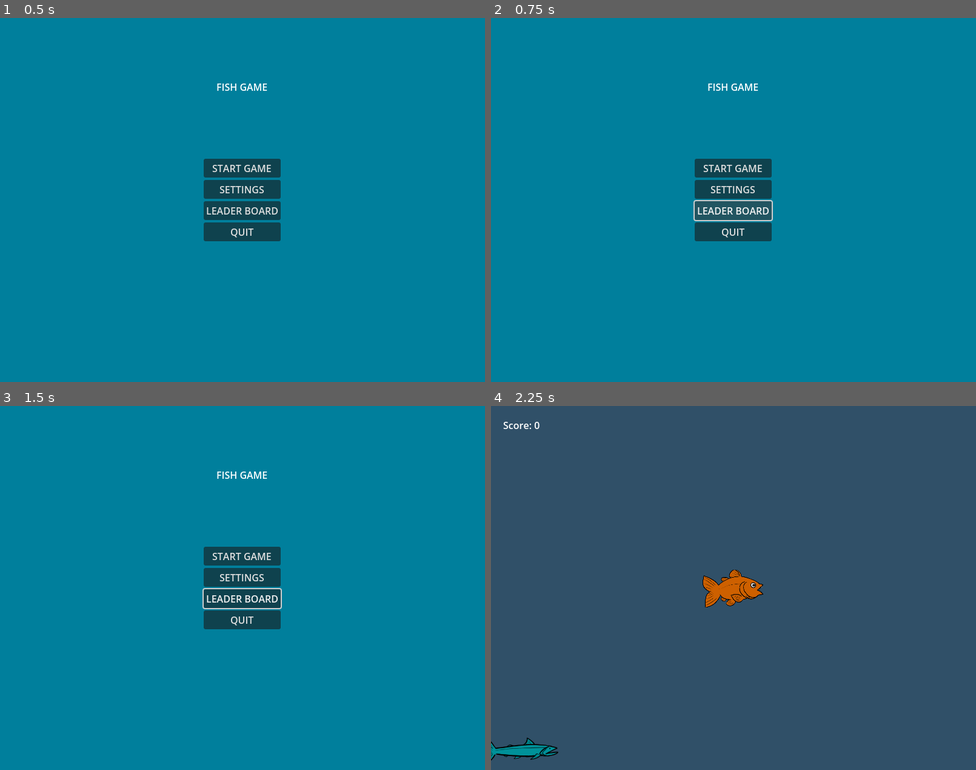
Above: before the commit, frames 1-4 (two rows, left to right).
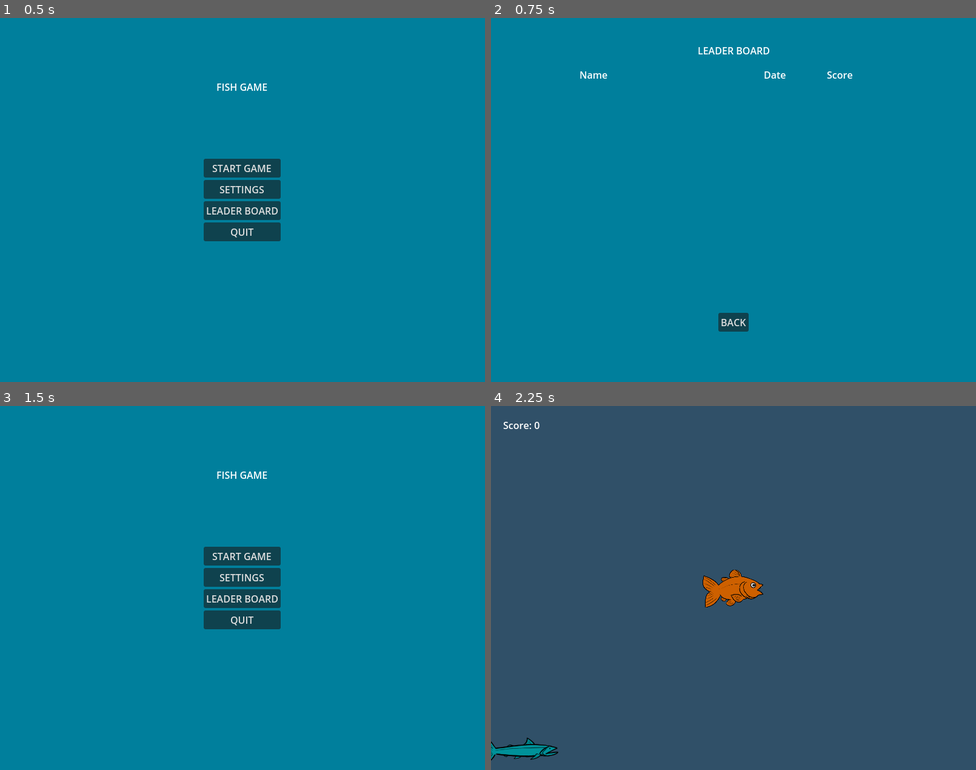
Above: after the commit, the same moments.

Repository: CatNine9/FishGame
Game: Godot game, scene res://UI/MainMenu.tscn
Two runs of this game, one before a commit and one after it. Both use one fixed random seed, a clock stepped at 60 frames per second and the inputs below.
Inputs (mouse positions are in pixels of both pictures, inside the frame that each line leads up to):
- Up to frame 1 (0.5 s): no input
- Up to frame 2 (0.75 s): click "LEADER BOARD" at 0.5 s
- Up to frame 3 (1.5 s): click (242, 711) at 1.25 s, where only the run after the commit has a clickable "BACK"
- Up to frame 4 (2.25 s): click "START GAME" at 2 s

Frame 1 is identical in both runs. In frame 2, 4.2% of the frame differs, in the area x 18-75%, y 8-87%; in frame 3, 0.1%; in frame 4, nothing differs.

Commit message:
Can now navigate from main menu to leaderboard and back.

Diff:
--- a/FishGame/UI/LeaderBoard.gd
+++ b/FishGame/UI/LeaderBoard.gd
@@ -2,5 +2,5 @@
 
 
 func _on_back_button_button_up():
-	var back_to_game = load("res://Levels/Main.tscn")
-	get_tree().change_scene_to_packed(back_to_game)
+	var main_menu = load("res://UI/MainMenu.tscn")
+	get_tree().change_scene_to_packed(main_menu)
--- a/FishGame/UI/MainMenu.gd
+++ b/FishGame/UI/MainMenu.gd
@@ -17,7 +17,8 @@
 
 
 func _on_leader_board_button_button_up():
-	pass # Replace with function body.
+	var leader_board = load("res://UI/LeaderBoard.tscn")
+	get_tree().change_scene_to_packed(leader_board)
 
 
 func _on_quit_button_button_up():
